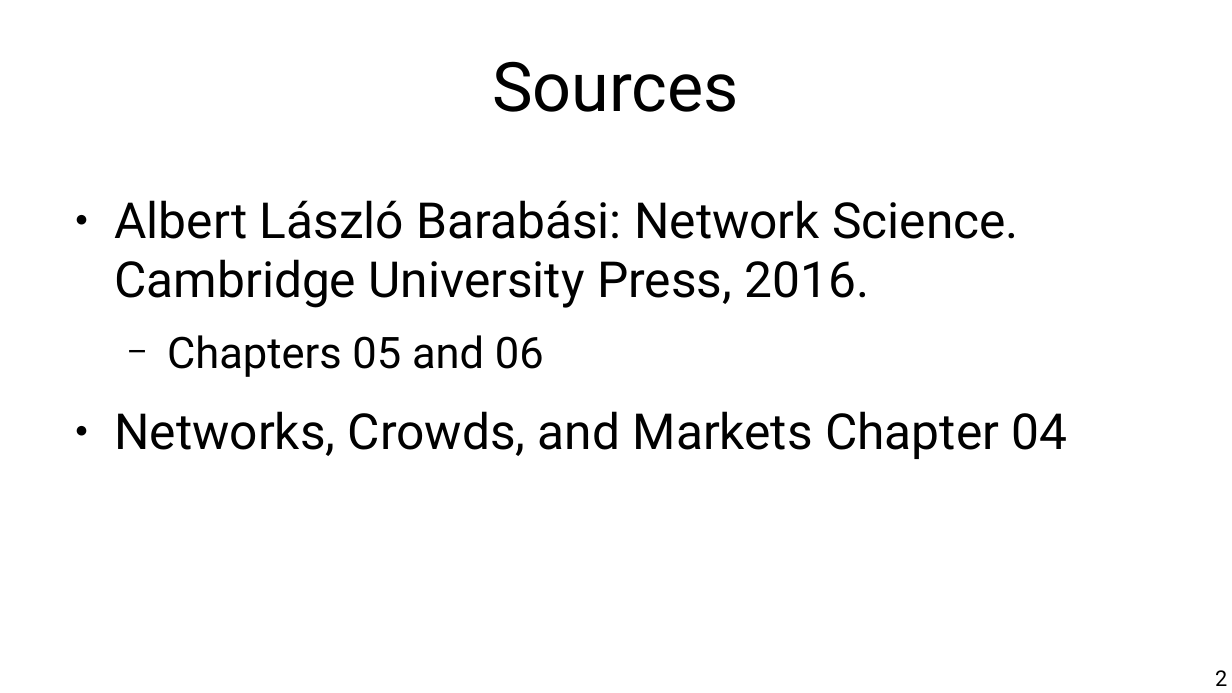
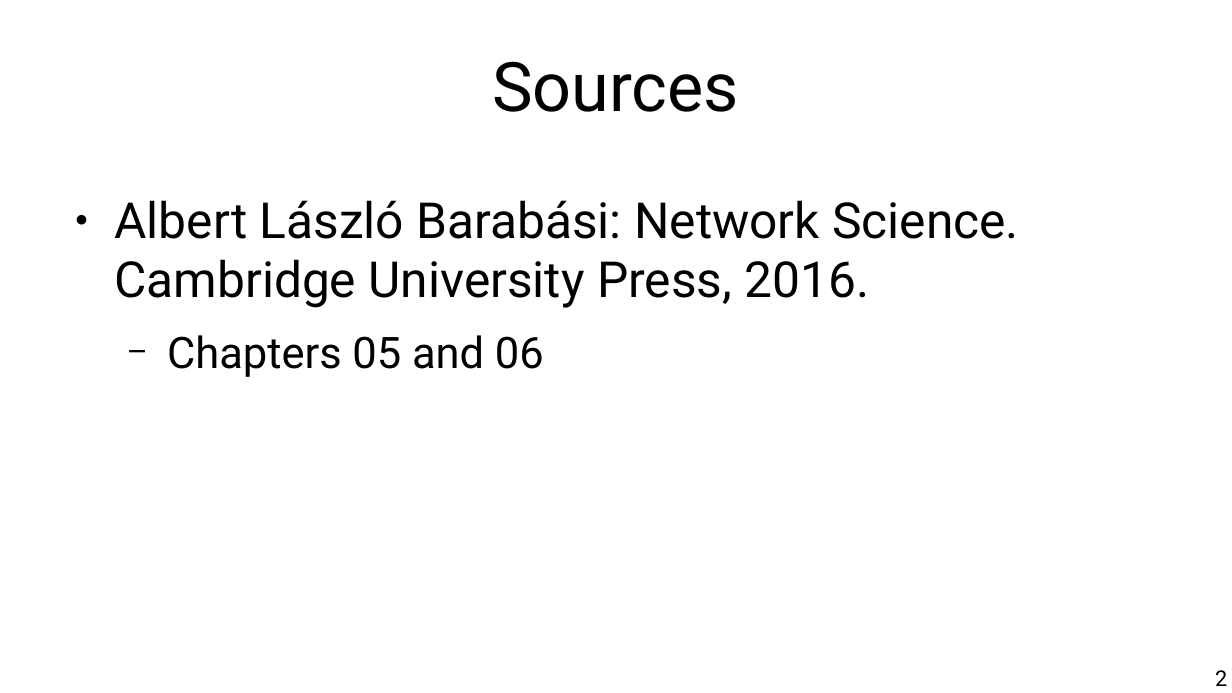
Before and after one commit to chatox/networks-science-course, a slide deck: slide 2 of theory/tt06_other_growth_models.odp. Drawn at 1232x693 pixels with LibreOffice and Linux fonts; fonts in the diff are those of the drawing. Boxes give left, top, right and bottom in pixels: in the first picture for what was removed or moved away, otherwise in the second. Text is boxed around its words. In the diff, an @@ line names an element or a change of style, - is before the commit and + after.

```diff
--- a/theory/tt06_other_growth_models.odp
+++ b/theory/tt06_other_growth_models.odp
@@ text at bbox=[114, 411, 1067, 459]: paragraph removed @@
-● Networks, Crowds, and Markets Chapter 04
```
Also in this commit, not shown: 8 other slides changed, 4 slides added, 1 slide removed, 1 other file.
